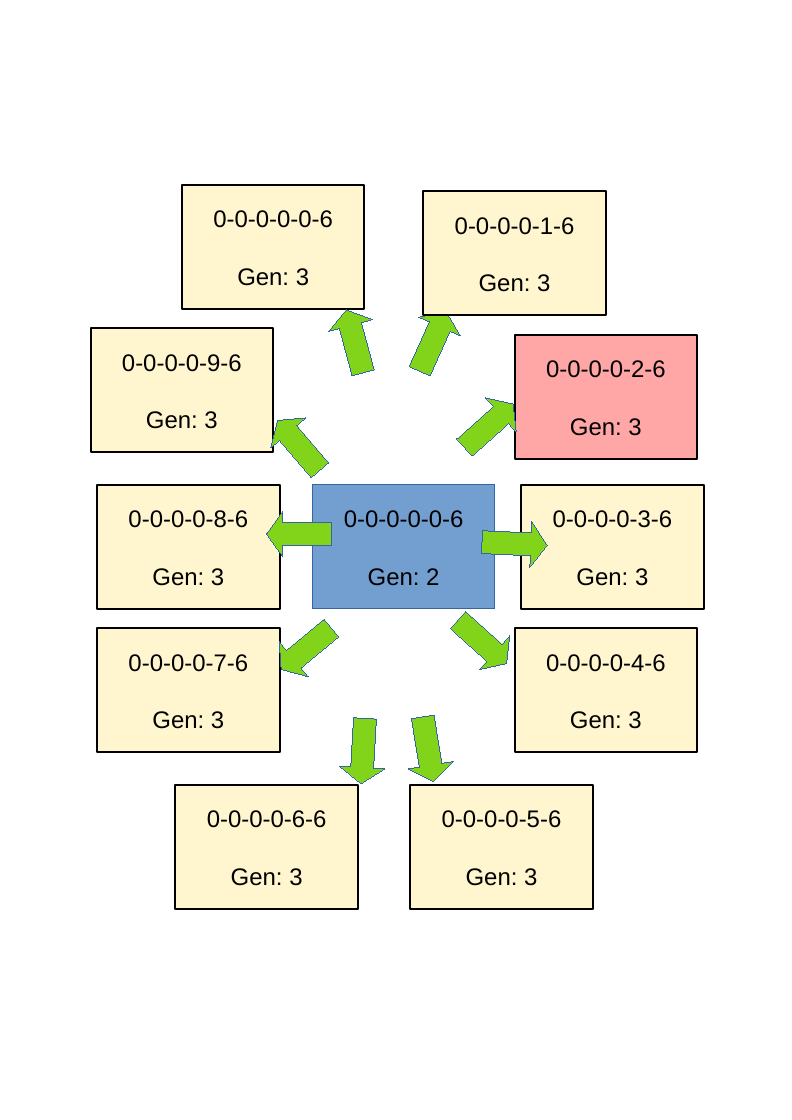
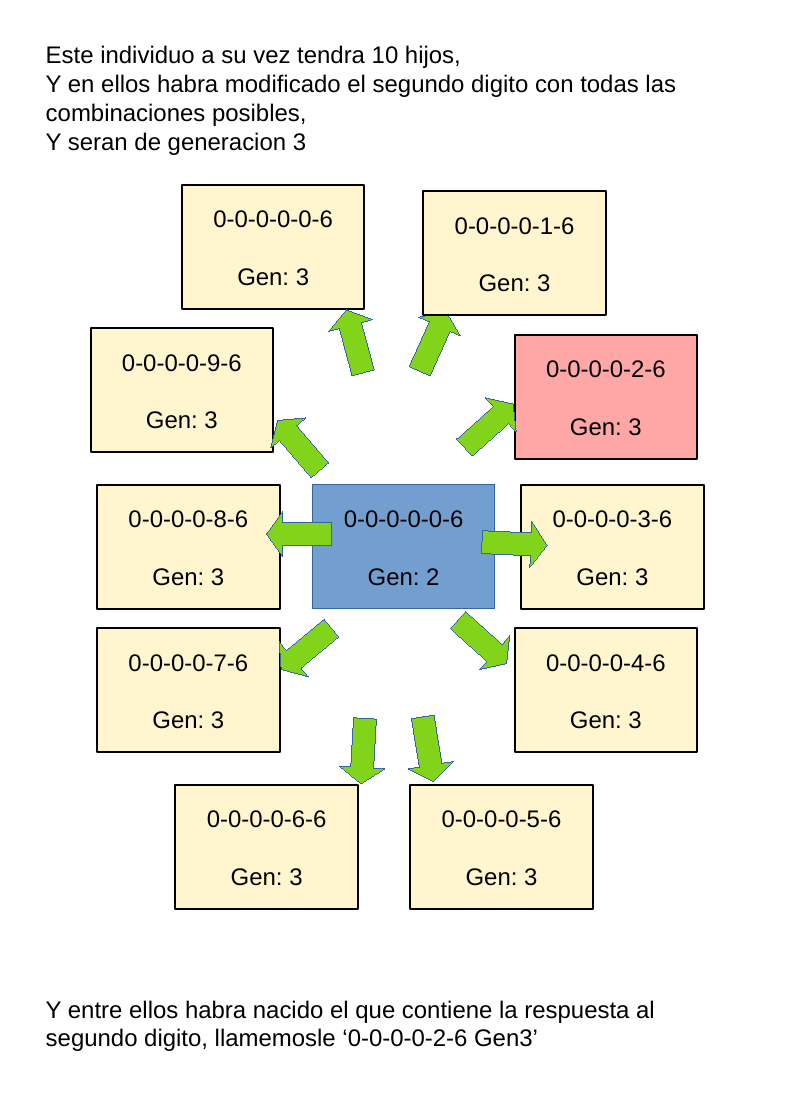
Before and after one commit to fabhrius/La-Cosa, a slide deck: slide 7 of capitulos/Otros ejemplos de resolucion de problemas/Ejemplos de resolucion de problemas mas complejos.odp. Drawn at 792x1120 pixels with LibreOffice and Linux fonts; fonts in the diff are those of the drawing. Boxes give left, top, right and bottom in pixels: in the first picture for what was removed or moved away, otherwise in the second. Text is boxed around its words. In the diff, an @@ line names an element or a change of style, - is before the commit and + after.

```diff
--- a/capitulos/Otros ejemplos de resolucion de problemas/Ejemplos de resolucion de problemas mas complejos.odp
+++ b/capitulos/Otros ejemplos de resolucion de problemas/Ejemplos de resolucion de problemas mas complejos.odp
@@ text added at box(46, 45, 676, 155), 18 pt, text #000000 @@
+Este individuo a su vez tendra 10 hijos,
+Y en ellos habra modificado el segundo digito con todas las combinaciones posibles,
+Y seran de generacion 3
@@ text added at box(46, 1000, 655, 1051), 18 pt, text #000000 @@
+Y entre ellos habra nacido el que contiene la respuesta al segundo digito, llamemosle ‘0-0-0-0-2-6 Gen3’
```
Also in this commit, not shown: 6 other slides changed.
